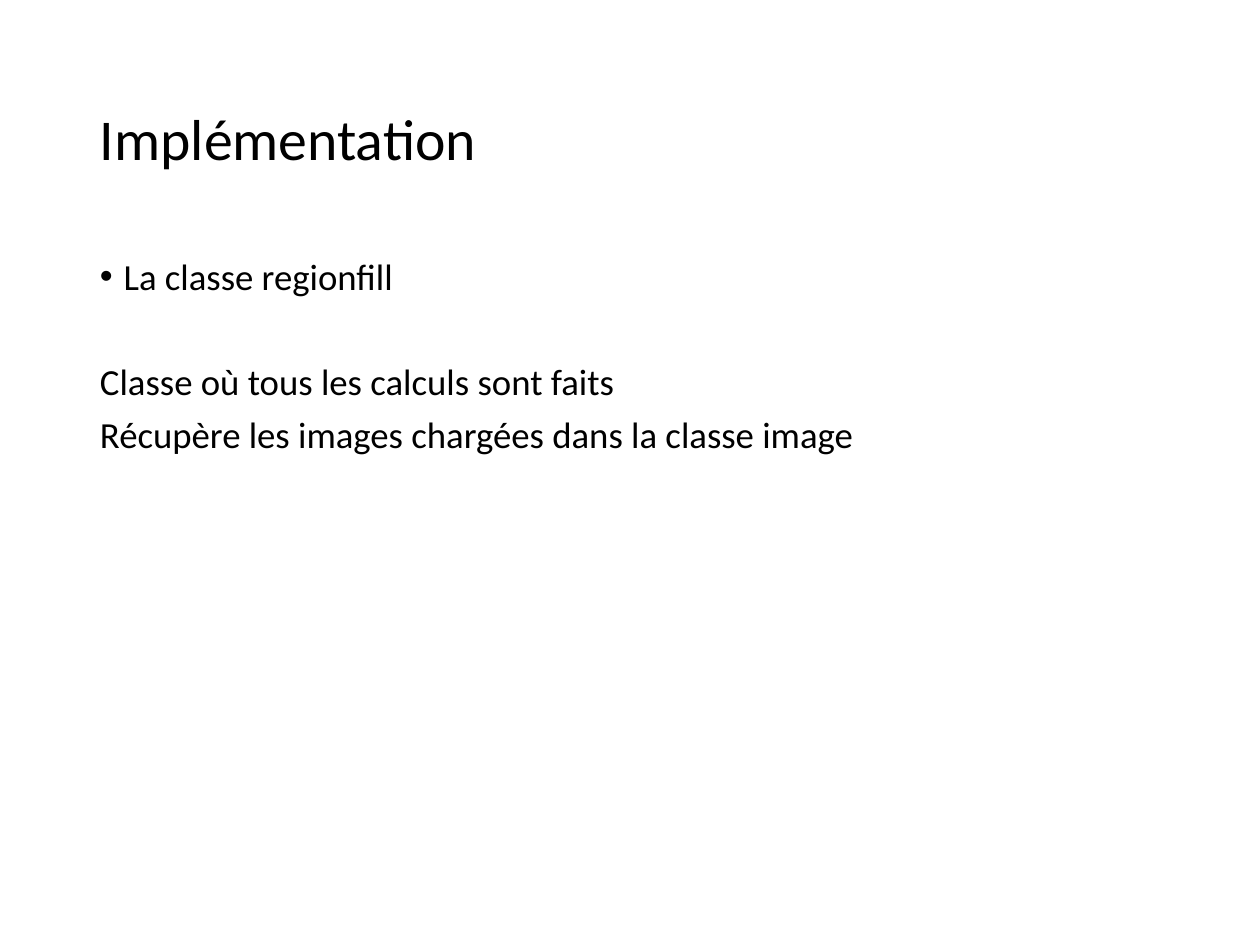
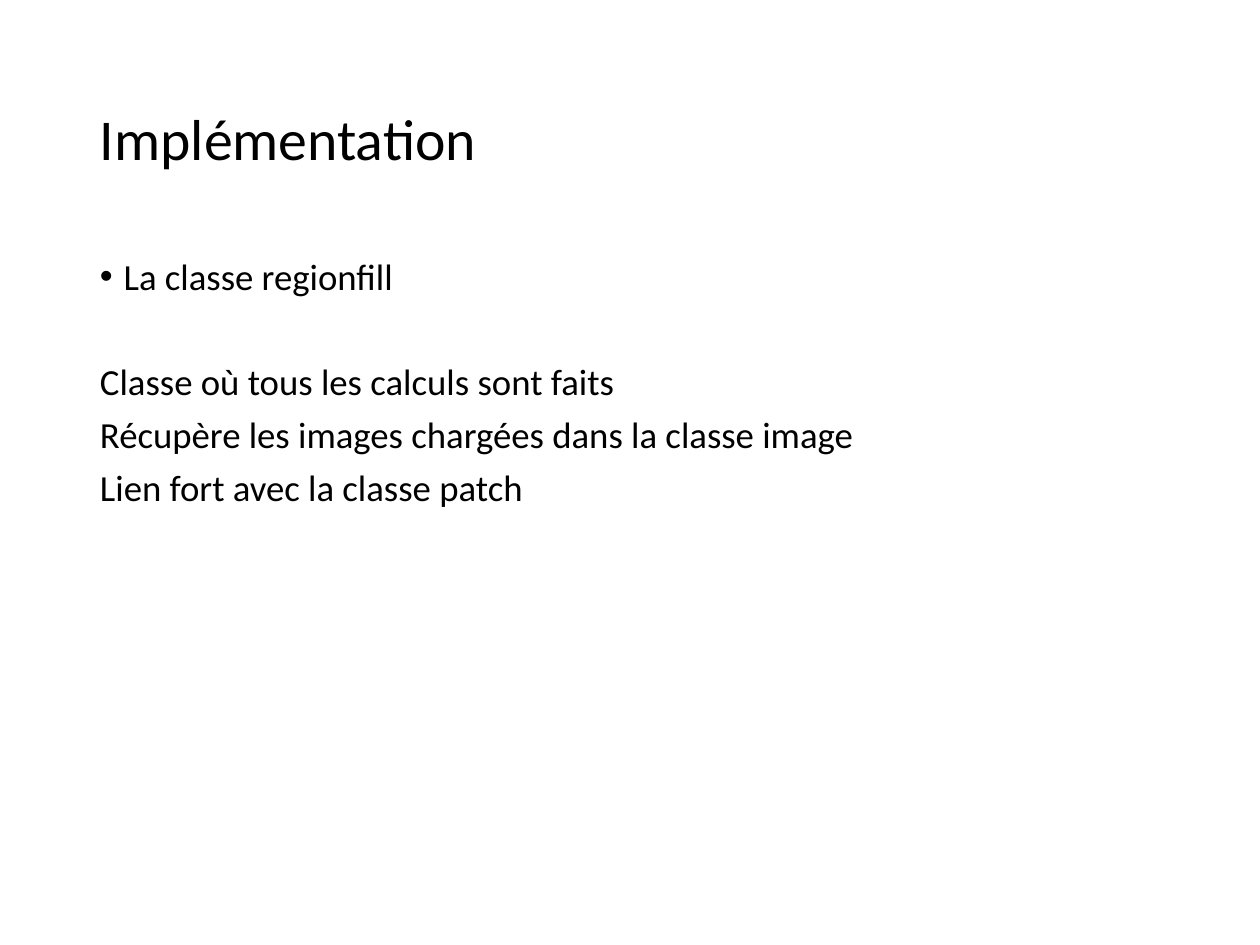
Before and after one commit to CharlyGirotNYU/Inpainting, a slide deck: slide 20 of ppt/Inpainting.pptx (slide 18 before the commit). Drawn at 1260x945 pixels with LibreOffice and Linux fonts; fonts in the diff are those of the drawing. Boxes give left, top, right and bottom in pixels: in the first picture for what was removed or moved away, otherwise in the second. Text is boxed around its words. In the diff, an @@ line names an element or a change of style, - is before the commit and + after.

```diff
--- a/ppt/Inpainting.pptx
+++ b/ppt/Inpainting.pptx
@@ text at (100, 475, 522, 507): paragraph added @@
+Lien fort avec la classe patch
```
Also in this commit, not shown: 6 other slides changed, 7 slides added, 2 slides removed.
